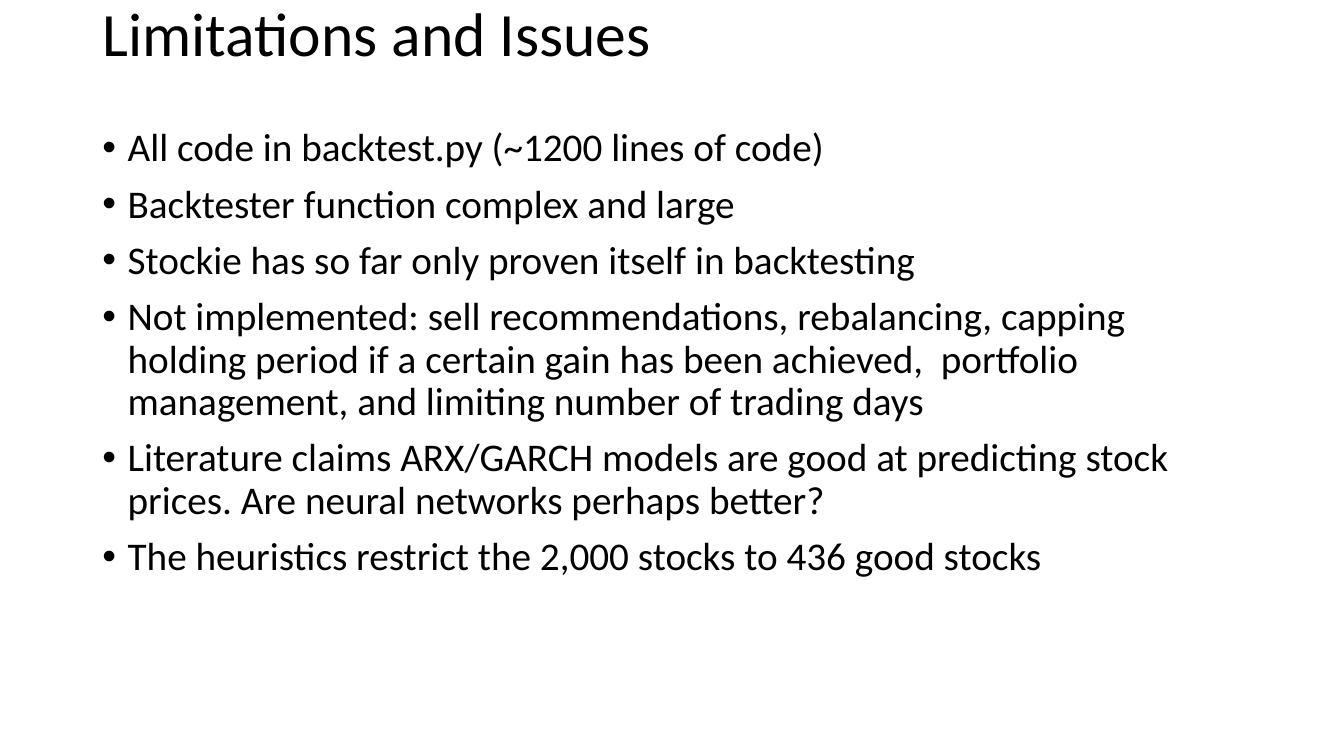
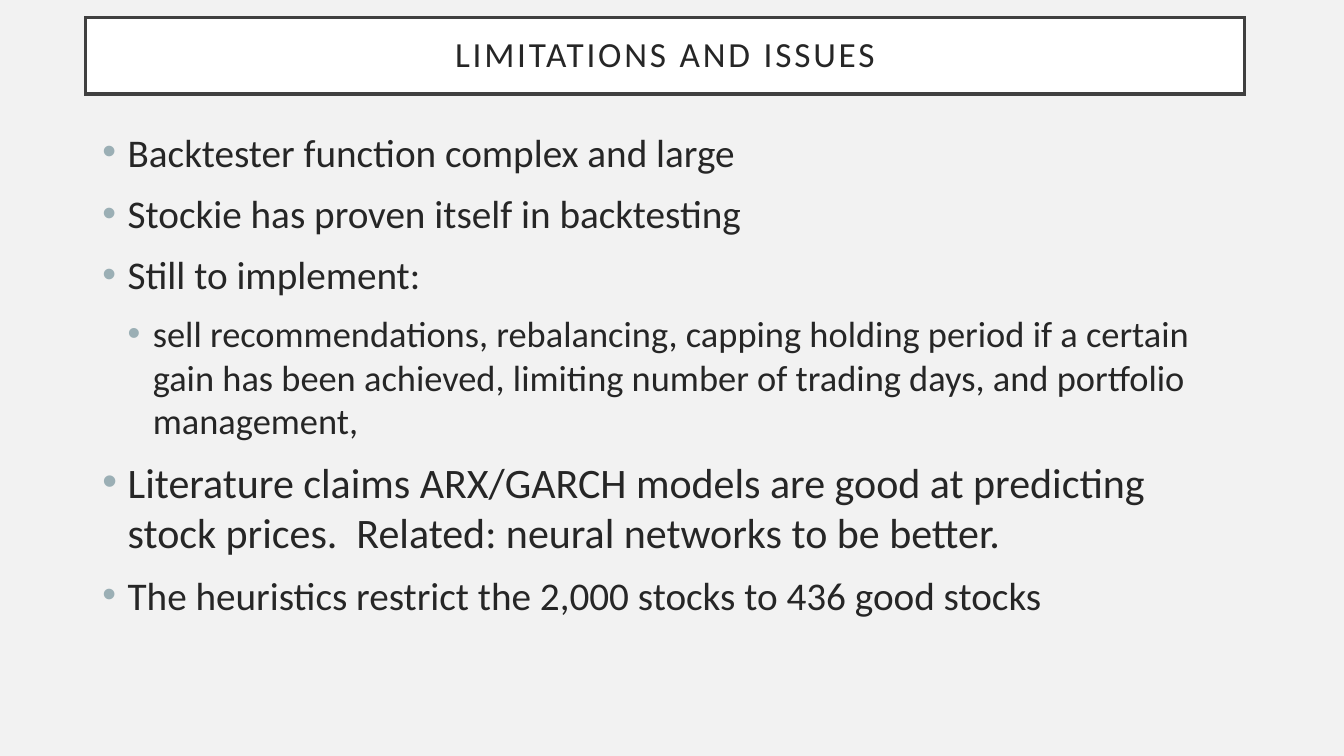
Before and after one commit to frkornet/Stock-Market-Final-Project, a slide deck: slide 8 of Final Project.pptx. Drawn at 1344x756 pixels with LibreOffice and Linux fonts; fonts in the diff are those of the drawing. Boxes give left, top, right and bottom in pixels: in the first picture for what was removed or moved away, otherwise in the second. Text is boxed around its words. In the diff, an @@ line names an element or a change of style, - is before the commit and + after.

```diff
--- a/Final Project.pptx
+++ b/Final Project.pptx
@@ background #FFFFFF to #F2F2F2 @@
@@ title "LIMITATIONS AND ISSUES": place and size @@
-title "LIMITATIONS AND ISSUES" at bbox=[102, 13, 651, 57]
+title "LIMITATIONS AND ISSUES" at bbox=[86, 17, 1245, 94]
@@ title "LIMITATIONS AND ISSUES" at bbox=[86, 17, 1245, 94]: fill none to #FFFFFF; outline none to #404040 2.5 pt @@
@@ title at bbox=[455, 44, 875, 68]: text changed; size 44 to 25.2 pt; text colour #000000 to #262626 @@
-Limitations and Issues
+LIMITATIONS AND ISSUES
@@ text at bbox=[128, 132, 824, 168]: paragraph removed @@
-• All code in backtest.py (~1200 lines of code)
@@ text at bbox=[128, 139, 1042, 617]: text colour #000000 to #262626 in "Backtester function complex and large", "The heuristics restrict the 2,000 stocks to ..."; line spacing 0.9 to 1 @@
@@ text at bbox=[128, 200, 1189, 555]: text changed; size 28 to 26 pt; text colour #000000 to #262626 @@
-• Stockie has so far only proven itself in backtesting
-• Not implemented: sell recommendations, rebalancing, capping holding period if a certain gain has been achieved, portfolio management, and limiting number of trading days
-• Literature claims ARX/GARCH models are good at predicting stock prices. Are neural networks perhaps better?
+• Stockie has proven itself in backtesting
+• Still to implement:
+  • sell recommendations, rebalancing, capping holding period if a certain gain has been achieved, limiting number of trading days, and portfolio management,
+• Literature claims ARX/GARCH models are good at predicting stock prices. Related: neural networks to be better.
```
Also in this commit, not shown: 9 other slides changed, 7 other files.
